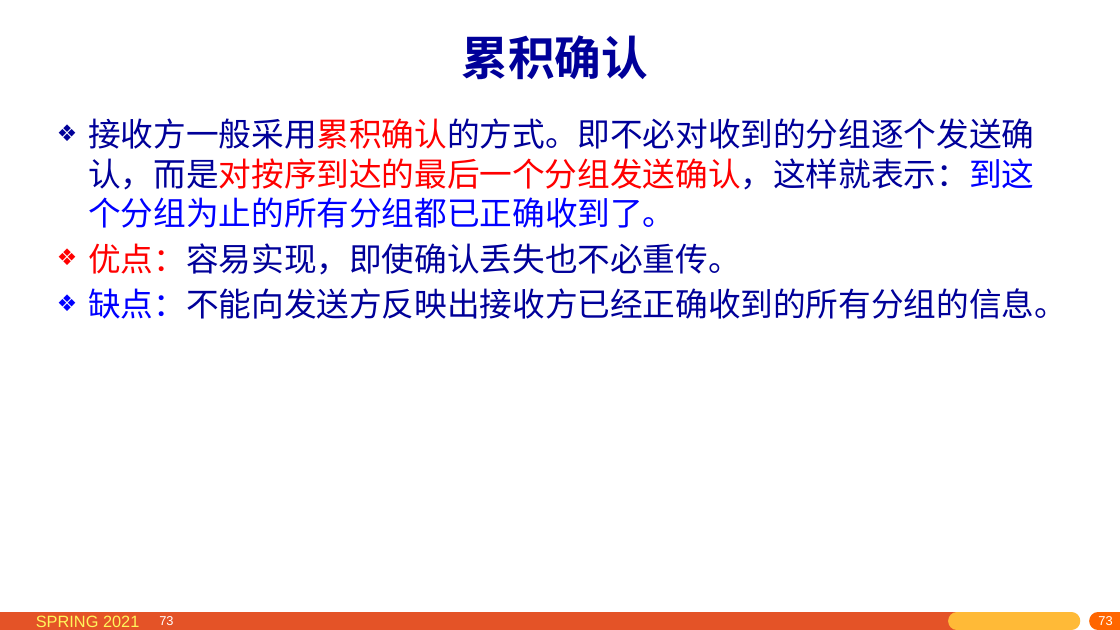
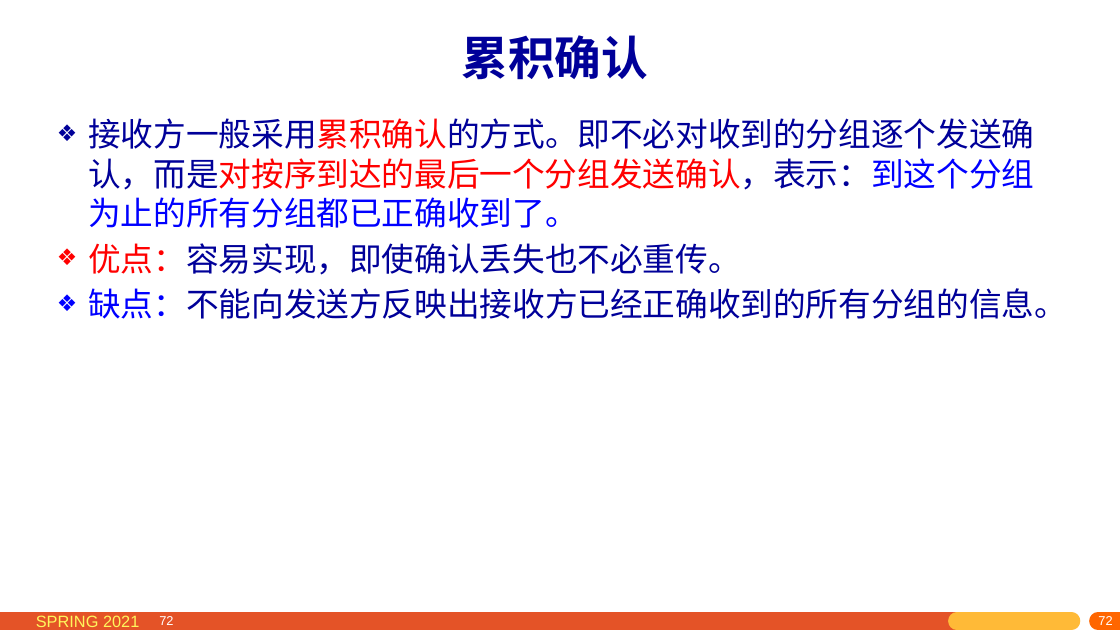
Before and after one commit to network-whu/2021, a slide deck: slide 72 of slides/instruction/05.pptx (slide 73 before the commit). Drawn at 1120x630 pixels with LibreOffice and Linux fonts; fonts in the diff are those of the drawing. Boxes give left, top, right and bottom in pixels: in the first picture for what was removed or moved away, otherwise in the second. Text is boxed around its words. In the diff, an @@ line names an element or a change of style, - is before the commit and + after.

```diff
--- a/slides/instruction/05.pptx
+++ b/slides/instruction/05.pptx
@@ text at (x1=88, y1=118, x2=1034, y2=228): text changed @@
-❖ 接收方一般采用累积确认的方式。即不必对收到的分组逐个发送确认，而是对按序到达的最后一个分组发送确认，这样就表示：到这个分组为止的所有分组都已正确收到了。
+❖ 接收方一般采用累积确认的方式。即不必对收到的分组逐个发送确认，而是对按序到达的最后一个分组发送确认，表示：到这个分组为止的所有分组都已正确收到了。
@@ page number at (x1=159, y1=616, x2=173, y2=625): text changed @@
-73
+72
@@ page number at (x1=904, y1=615, x2=1120, y2=630): text changed @@
-73
+72
@@ page number at (x1=1097, y1=616, x2=1111, y2=625): text changed @@
-73
+72
@@ page number at (x1=1111, y1=617, x2=1120, y2=625): text changed @@
-73
+72
```
Also in this commit, not shown: 85 other slides changed, 10 slides added, 1 slide removed, 3 other files.
